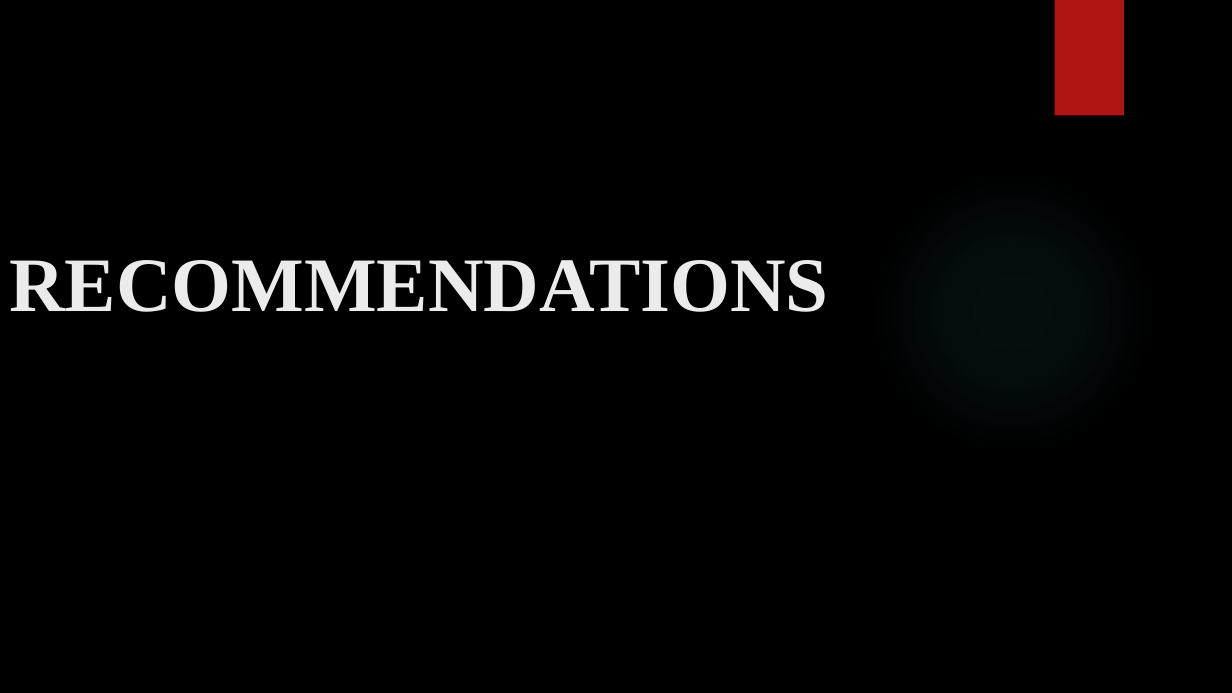
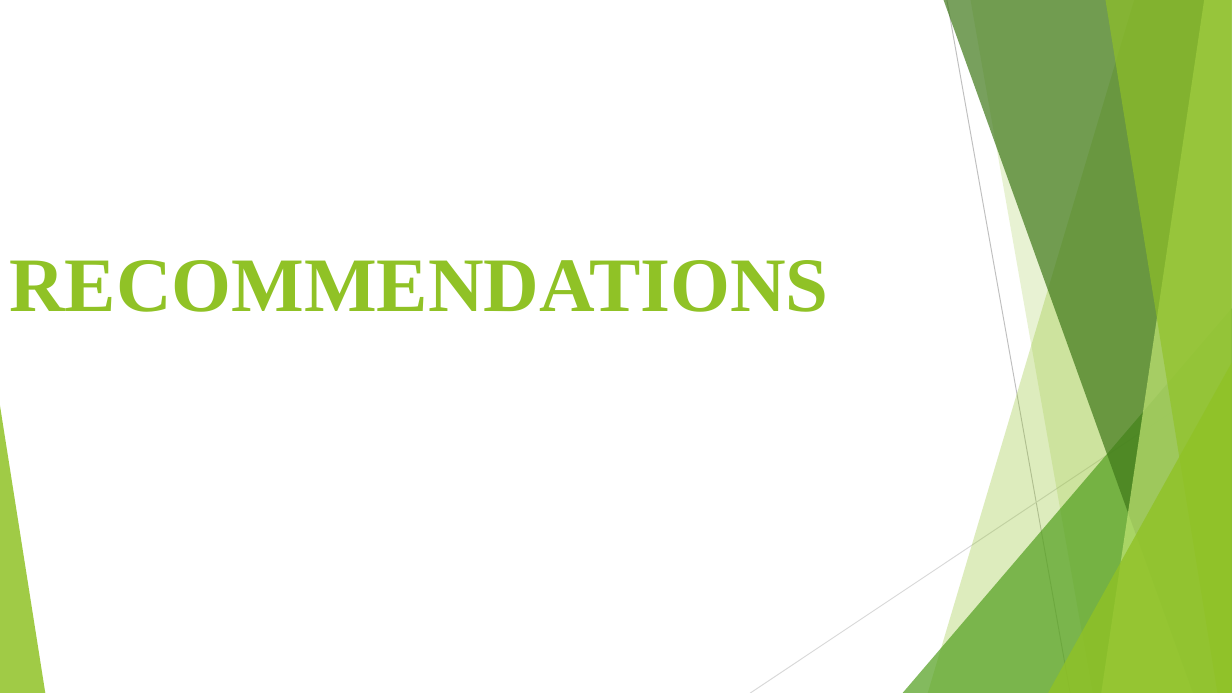
Before and after one commit to Kosilei-web/Phase_3-project, a slide deck: slide 12 of Syriatel churn Presentation.pptx. Drawn at 1232x693 pixels with LibreOffice and Linux fonts; fonts in the diff are those of the drawing; background and template pictures are left out. Boxes give left, top, right and bottom in pixels: in the first picture for what was removed or moved away, otherwise in the second. Text is boxed around its words. In the diff, an @@ line names an element or a change of style, - is before the commit and + after.

```diff
--- a/Syriatel churn Presentation.pptx
+++ b/Syriatel churn Presentation.pptx
@@ background picture (left out) to #FFFFFF @@
@@ rectangle removed at [1055, 0, 1124, 116] @@
@@ title "RECOMMENDATIONS" at [9, 260, 828, 312]: text colour #EBEBEB to #90C226 @@
@@ ellipse removed at [870, 169, 1154, 454] @@
@@ group added at [0, 0, 1232, 693]: 5 freeform shapes, 3 triangles, 2 lines @@
```
Also in this commit, not shown: 13 other slides changed.
